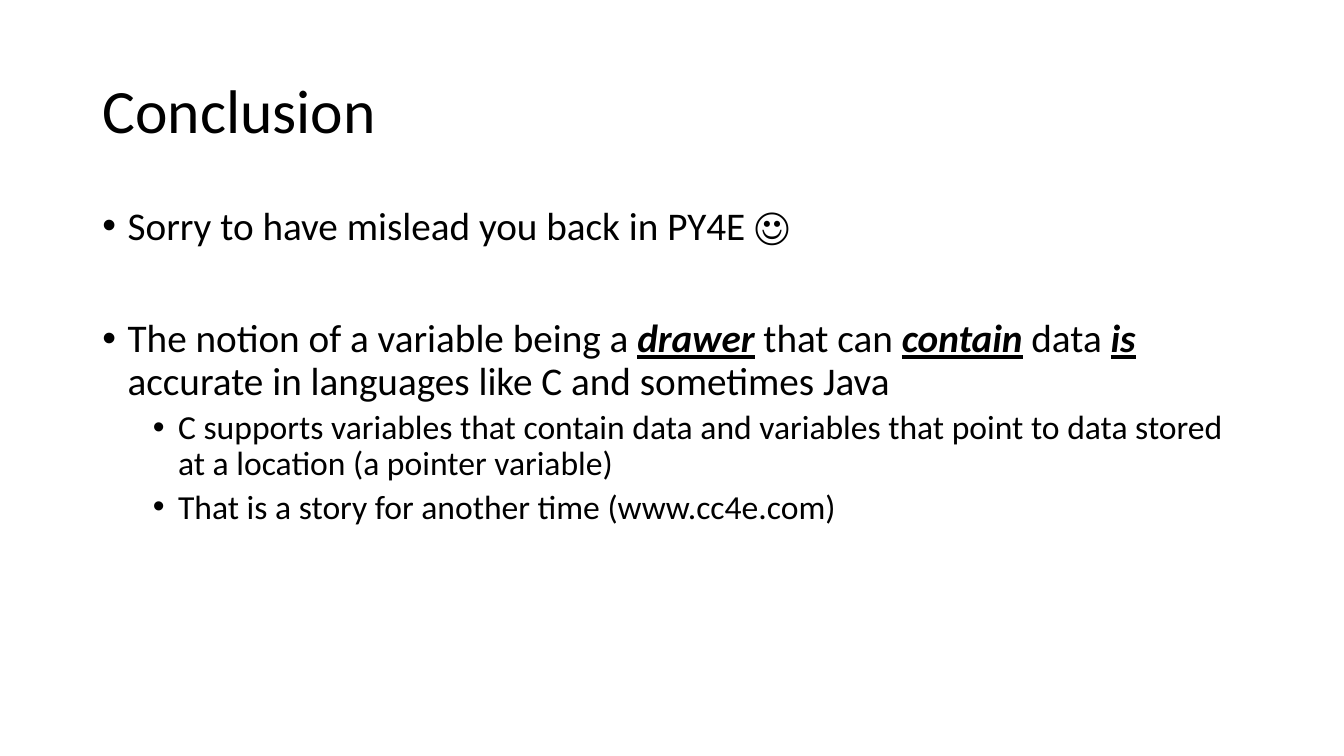
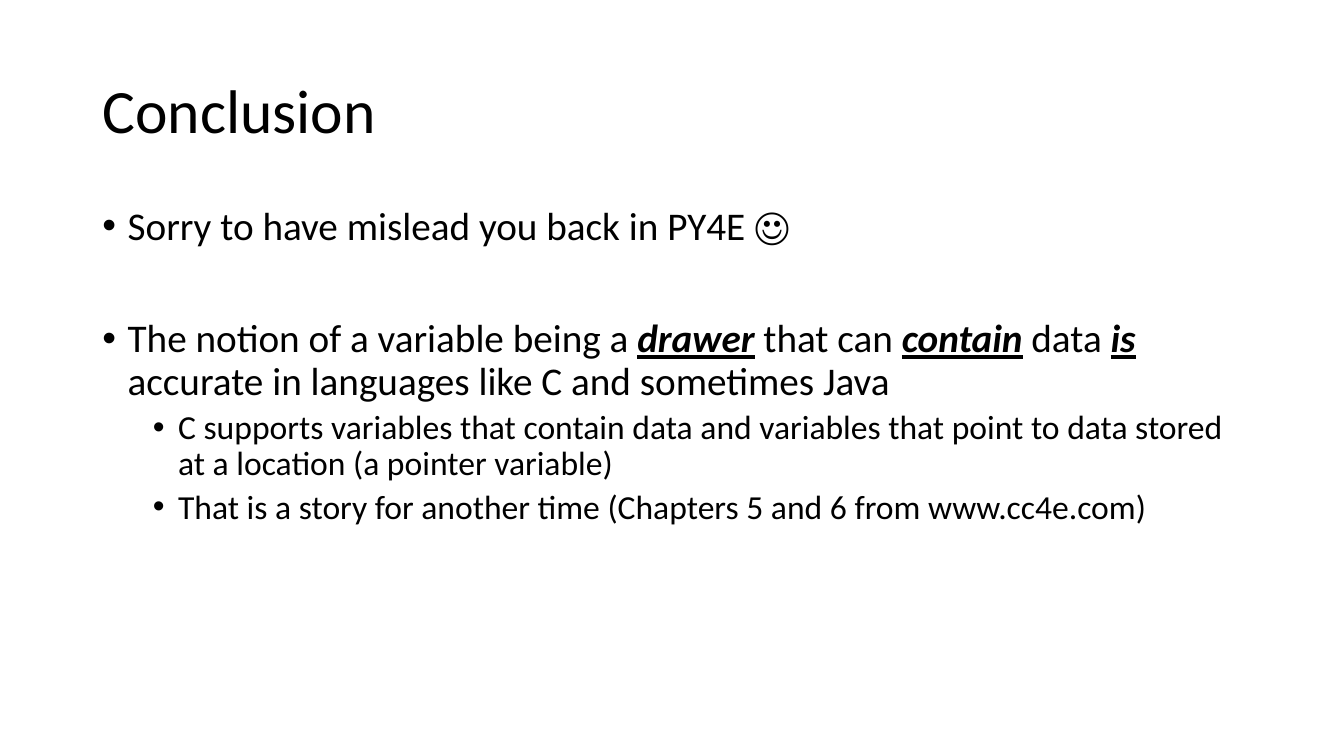
Before and after one commit to csev/dj4e, a slide deck: slide 11 of lectures/PY-01-Variables.pptx. Drawn at 1344x756 pixels with LibreOffice and Linux fonts; fonts in the diff are those of the drawing. Boxes give left, top, right and bottom in pixels: in the first picture for what was removed or moved away, otherwise in the second. Text is boxed around its words. In the diff, an @@ line names an element or a change of style, - is before the commit and + after.

```diff
--- a/lectures/PY-01-Variables.pptx
+++ b/lectures/PY-01-Variables.pptx
@@ text at [178, 494, 1146, 525]: text changed @@
-  • That is a story for another time (www.cc4e.com)
+  • That is a story for another time (Chapters 5 and 6 from www.cc4e.com)
```
Also in this commit, not shown: 1 other file.
